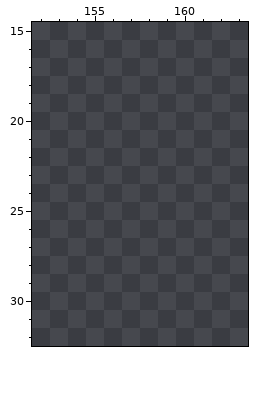
One commit to this pixel-art file: Assets/Art/WallCapstone.aseprite. That is the earlier state.
192x112 pixels, 1 frame. Colours within 5 levels of each other are drawn and written as one. Shown: x 152..163, y 15..32. The commit also changed other parts of the picture, which this record leaves out.
Palette (. is transparent): 
The result:
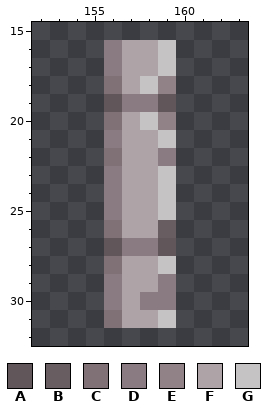
Colours new in this view: A #61575a  B #685d61  C #807177  D #8a7a81  E #908286  F #aea3a7  G #c6c3c4
Edits made:
There is now colour A in row 19 at x 156 and 159; in row 27 at x 156 and 159.
There is now colour B in row 26 at x 159.
There is now colour C in row 18 at x 156; in row 20 at x 156; in row 22 at x 156; in row 26 at x 156; in row 28 at x 156; in row 31 at x 156.
There is now colour D in rows 16 to 17 at x 156; in row 19 at x 157 to 158; in row 21 at x 156; in row 22 at x 159; in rows 23 to 25 at x 156; in row 27 at x 157 to 158.
There is now colour D in row 29 at x 156 and 159; in row 30 at x 156 and 158 to 159.
There is now colour E in row 18 at x 159; in row 20 at x 159.
There is now colour F in rows 16 to 17 at x 157 to 158; in row 18 at x 157; in row 20 at x 157; in rows 21 to 26 at x 157 to 158; in rows 28 to 29 at x 157 to 158; in row 30 at x 157.
There is now colour F in row 31 at x 157 to 158.
There is now colour G in rows 16 to 17 at x 159; in row 18 at x 158; in row 20 at x 158; in row 21 at x 159; in rows 23 to 25 at x 159; in row 28 at x 159.
There is now colour G in row 31 at x 159.
